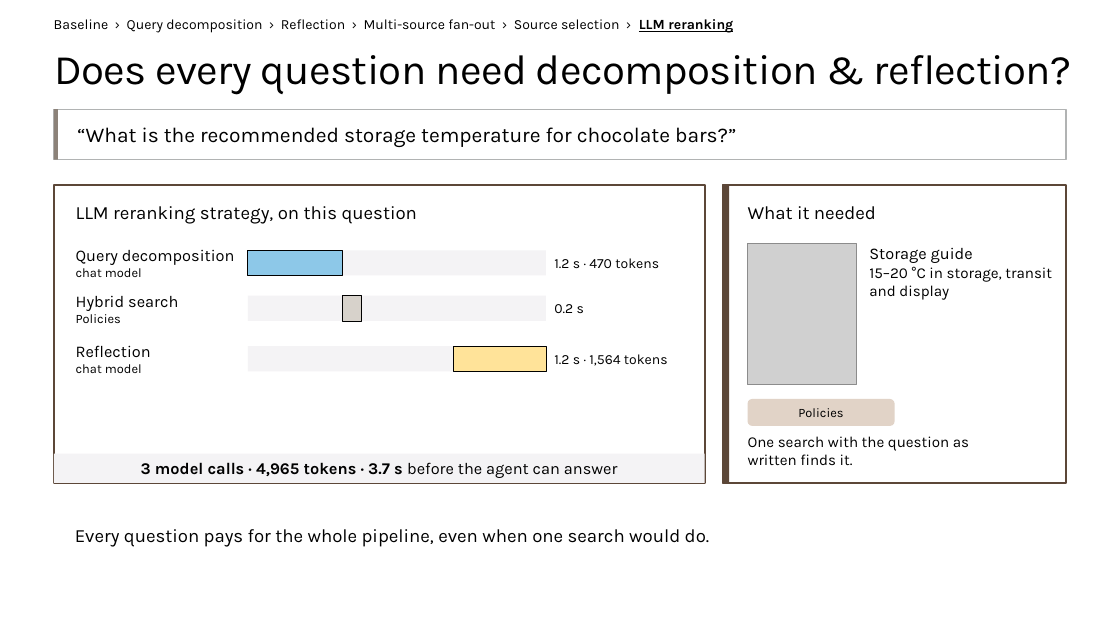
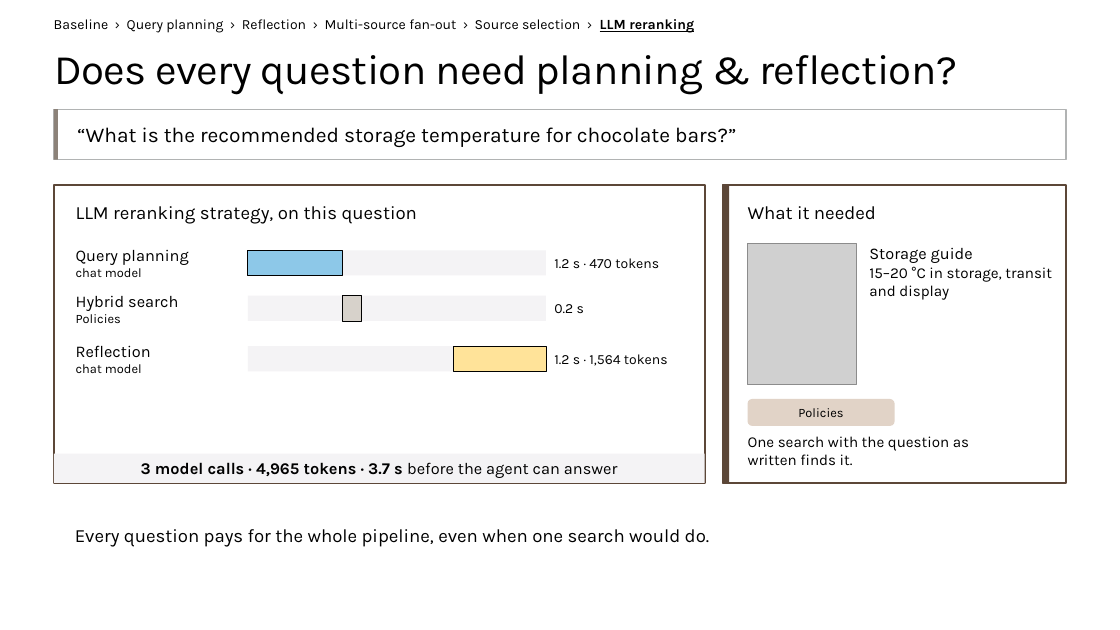
Before and after one commit to microsoft/ignite26-BRK300-building-agentic-retrieval-from-diy-to-foundry-iq, a slide deck: slide 23 of IgniteBRK300-WorkingDeck.pptx. Drawn at 1120x630 pixels with LibreOffice and Linux fonts; fonts in the diff are those of the drawing; grey boxes stand for pictures; background and template pictures are left out. Boxes give left, top, right and bottom in pixels: in the first picture for what was removed or moved away, otherwise in the second. Text is boxed around its words. In the diff, an @@ line names an element or a change of style, - is before the commit and + after.

Commit message:
More cleanups of query planning

```diff
--- a/IgniteBRK300-WorkingDeck.pptx
+++ b/IgniteBRK300-WorkingDeck.pptx
@@ text at <box>54,19,694,33</box>: text changed @@
-Baseline › Query decomposition › Reflection › Multi-source fan-out › Source selection › LLM reranking
+Baseline › Query planning › Reflection › Multi-source fan-out › Source selection › LLM reranking
@@ title at <box>54,55,957,95</box>: text changed @@
-Does every question need decomposition & reflection?
+Does every question need planning & reflection?
@@ text at <box>76,250,189,265</box>: text changed @@
-Query decomposition
+Query planning
```
Also in this commit, not shown: 16 other slides changed, 15 slides removed, 38 other files.
